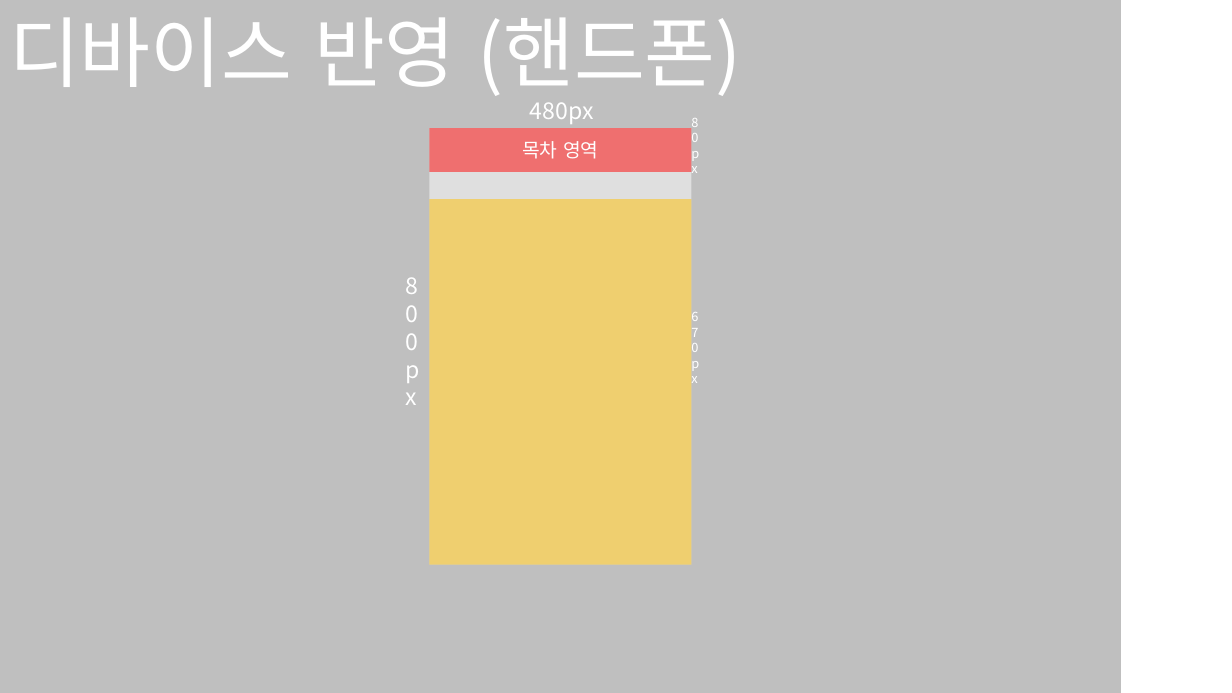
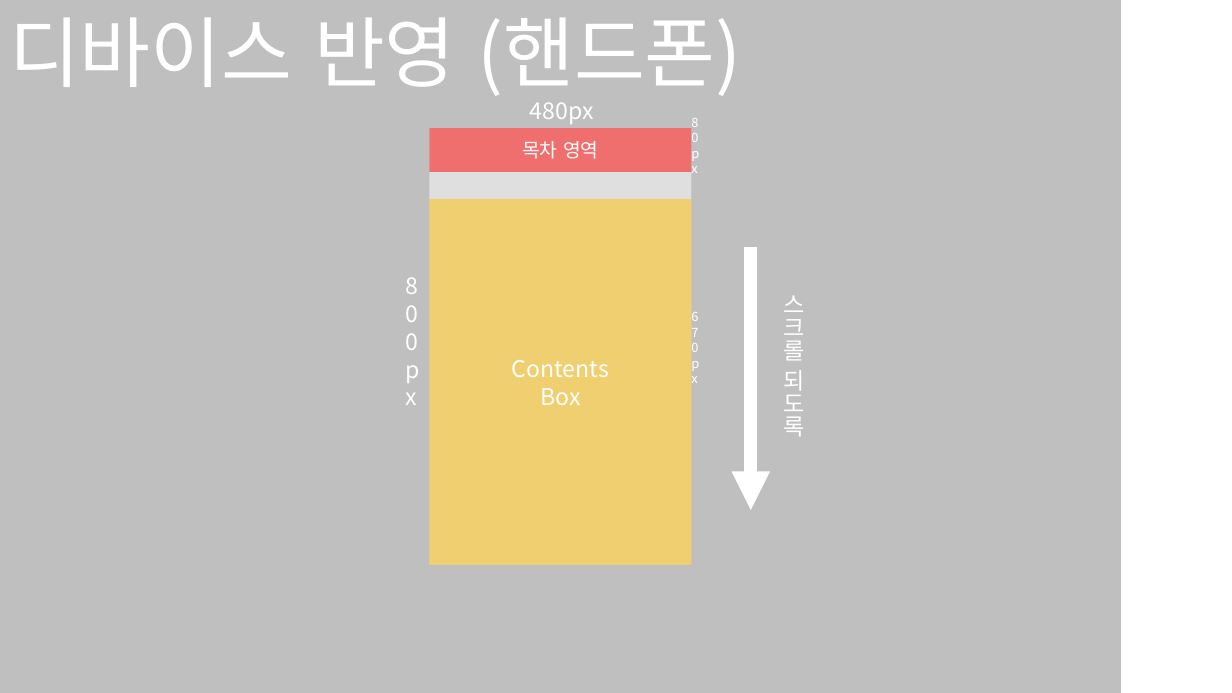
Before and after one commit to KTW-WTF/DJ, a slide deck: slide 11 of 자기소개서.pptx (slide 8 before the commit). Drawn at 1232x693 pixels with LibreOffice and Linux fonts; fonts in the diff are those of the drawing. Boxes give left, top, right and bottom in pixels: in the first picture for what was removed or moved away, otherwise in the second. Text is boxed around its words. In the diff, an @@ line names an element or a change of style, - is before the commit and + after.

Commit message:
0827 1117

```diff
--- a/자기소개서.pptx
+++ b/자기소개서.pptx
@@ arrow added from (751, 247) to (751, 510), #FFFFFF 10 pt @@
@@ text added at [784, 295, 805, 436], 18 pt, text #FFFFFF @@
+스크롤 되도록
@@ text in rectangle at [512, 360, 609, 405]: text added @@
+Contents
+Box
```
Also in this commit, not shown: 5 other slides changed, 2 slides added.
